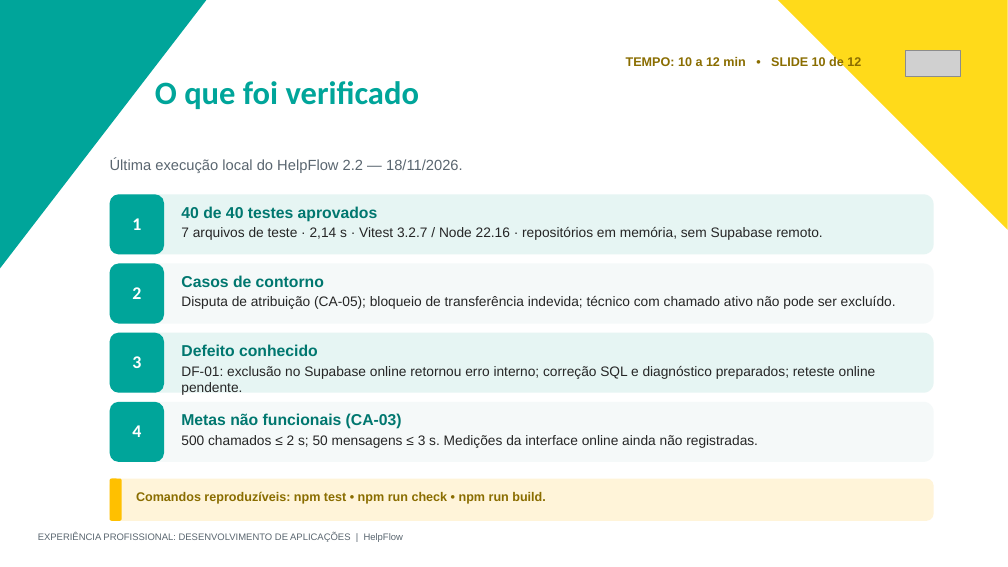
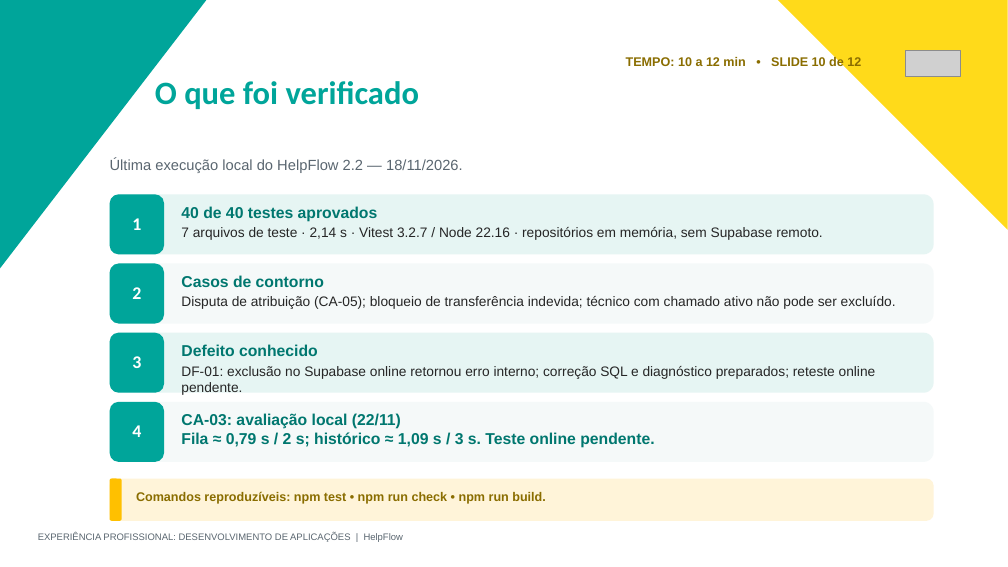
Before and after one commit to Goldcrowb/TCC_HelpFlow, a slide deck: slide 10 of apresentacao/HelpFlow_Defesa.pptx. Drawn at 1008x567 pixels with LibreOffice and Linux fonts; fonts in the diff are those of the drawing; grey boxes stand for pictures. Boxes give left, top, right and bottom in pixels: in the first picture for what was removed or moved away, otherwise in the second. Text is boxed around its words. In the diff, an @@ line names an element or a change of style, - is before the commit and + after.

Commit message:
teste8

```diff
--- a/apresentacao/HelpFlow_Defesa.pptx
+++ b/apresentacao/HelpFlow_Defesa.pptx
@@ text at bbox=[181, 413, 654, 448]: text changed; size 13.1 to 15 pt; text colour #262626 to #00776F; bold on @@
-Metas não funcionais (CA-03)
-500 chamados ≤ 2 s; 50 mensagens ≤ 3 s. Medições da interface online ainda não registradas.
+CA-03: avaliação local (22/11)
+Fila ≈ 0,79 s / 2 s; histórico ≈ 1,09 s / 3 s. Teste online pendente.
```
Also in this commit, not shown: 2 other slides changed, 13 other files.
